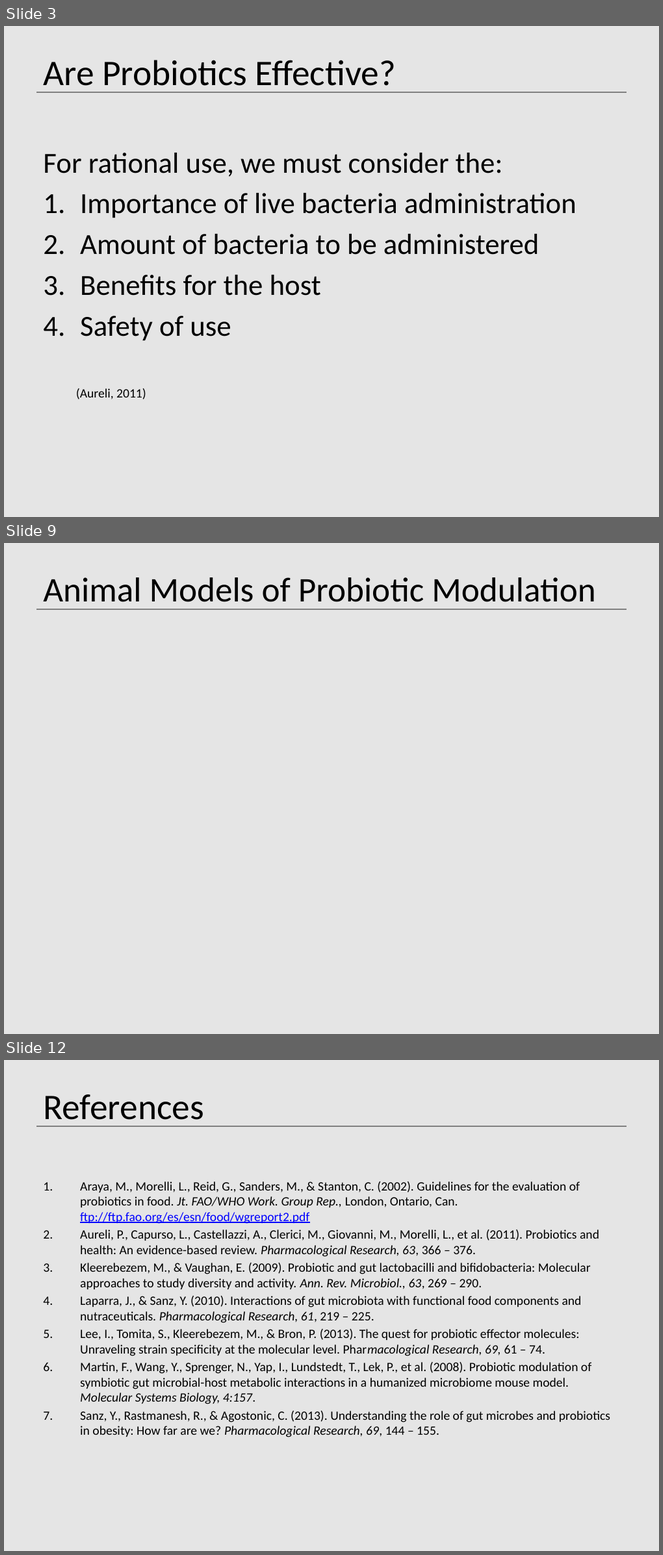
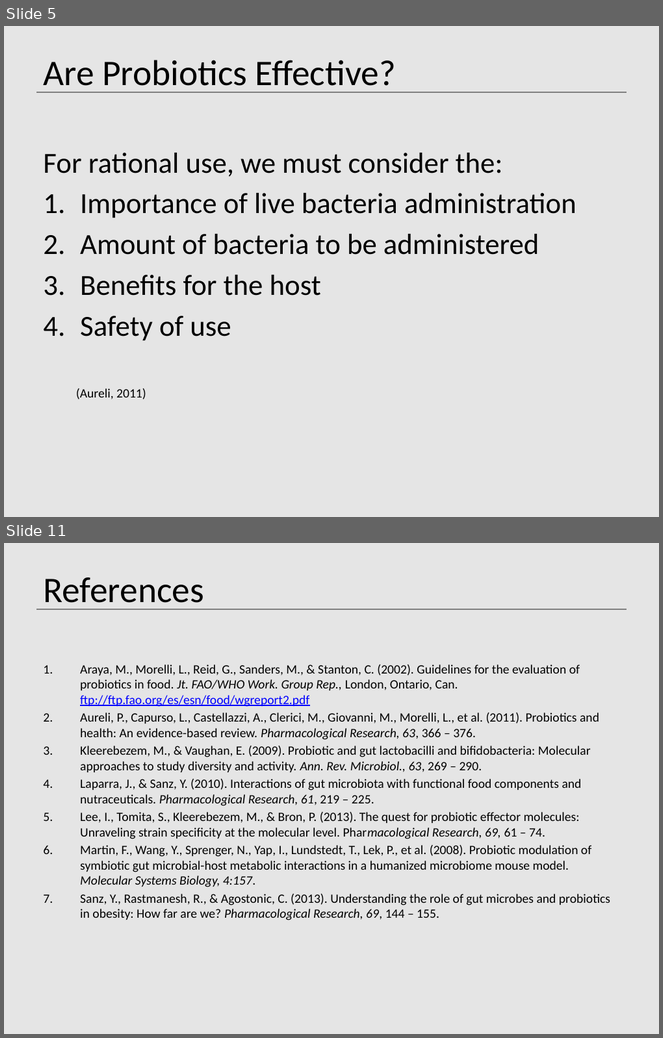
Before and after one commit to digideskio/graduateWork, a slide deck: Courses/TBMH 5054/Presentations/01_20_2015.pptx. Shown one above the other, each under a label of ours: slides 3, 9 and 12 before the commit, slides 5 and 11 after it; the slides between them are not shown. The pictures are 663x1555 and 663x1038 pixels, drawn with LibreOffice and Linux fonts; fonts in the diff are those of the drawing. Boxes give left, top, right and bottom in pixels: in the first picture for what was removed or moved away, otherwise in the second. Text is boxed around its words. In the diff, an @@ line names an element or a change of style, - is before the commit and + after.

```diff
--- a/Courses/TBMH 5054/Presentations/01_20_2015.pptx
+++ b/Courses/TBMH 5054/Presentations/01_20_2015.pptx
@@ slide 9 removed at bbox=[4, 543, 659, 1034], background #E5E5E5 @@
@@ title removed at bbox=[43, 577, 596, 610] @@
-Animal Models of Probiotic Modulation
@@ line removed from (36, 609) to (627, 609) @@
@@ what was slide 3 is now slide 5 @@
@@ what was slide 12 is now slide 11 @@
```
Also in this commit, not shown: 7 slides changed.
